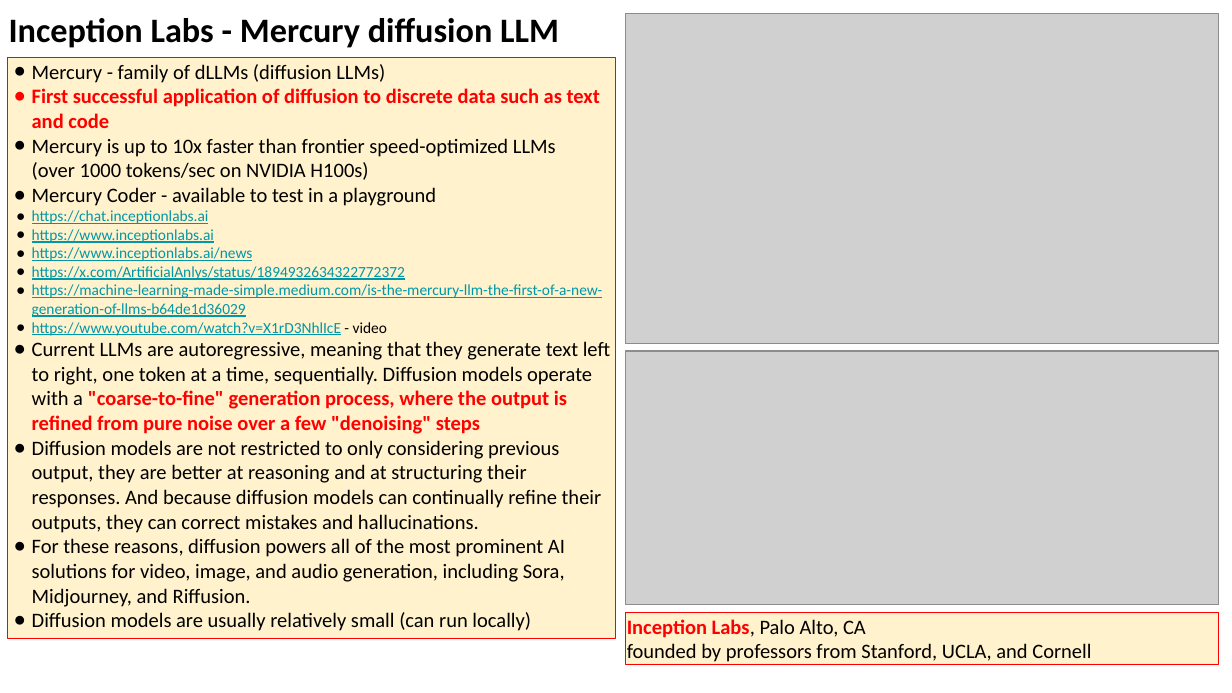
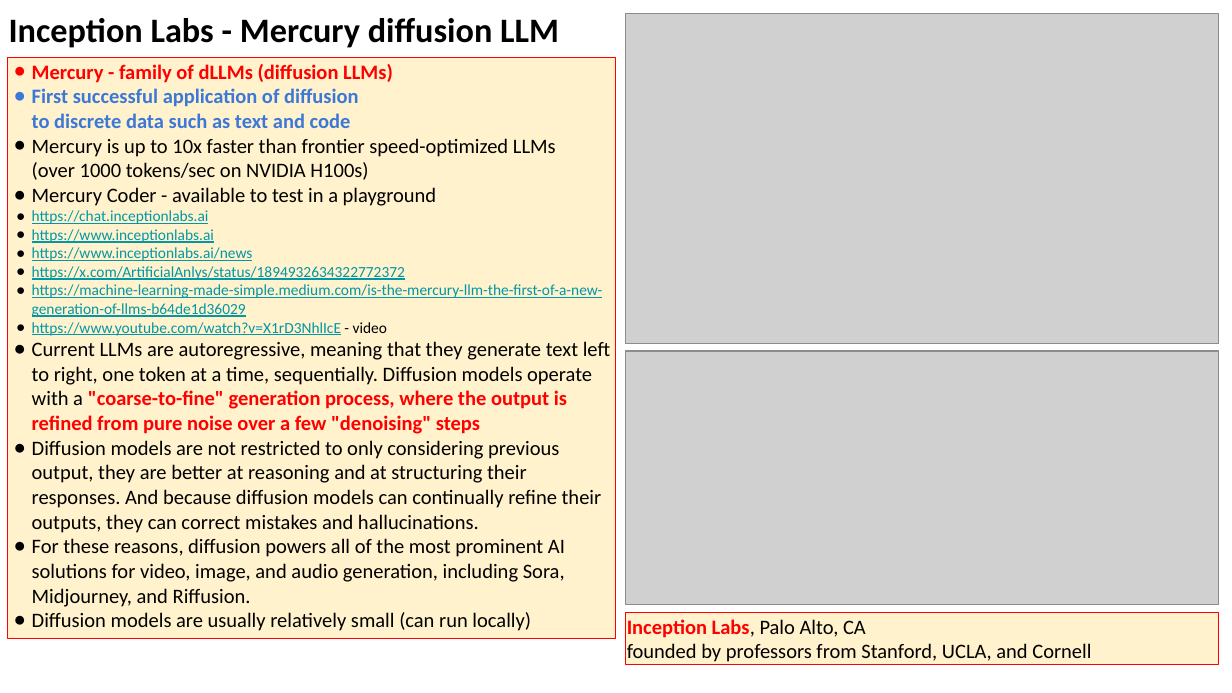
Before and after one commit to lselector/seminar, a slide deck: slide 3 of 2025/2025-03-07-AI-Updates.pptx (slide 4 before the commit). Drawn at 1232x693 pixels with LibreOffice and Linux fonts; fonts in the diff are those of the drawing; grey boxes stand for pictures. Boxes give left, top, right and bottom in pixels: in the first picture for what was removed or moved away, otherwise in the second. Text is boxed around its words. In the diff, an @@ line names an element or a change of style, - is before the commit and + after.

```diff
--- a/2025/2025-03-07-AI-Updates.pptx
+++ b/2025/2025-03-07-AI-Updates.pptx
@@ text in rectangle at (32, 64, 393, 128): text colour #000000 to #FF0000, bold on in "Mercury - family of dLLMs (diffusion LLMs)"; text colour #FF0000 to #3C78D8 in "First successful application of diffusion to discrete ..."; bullet colour #000000 to #FF0000; bullet colour #FF0000 to #3C78D8 @@
```
Also in this commit, not shown: 4 other slides changed, 1 slide added.
